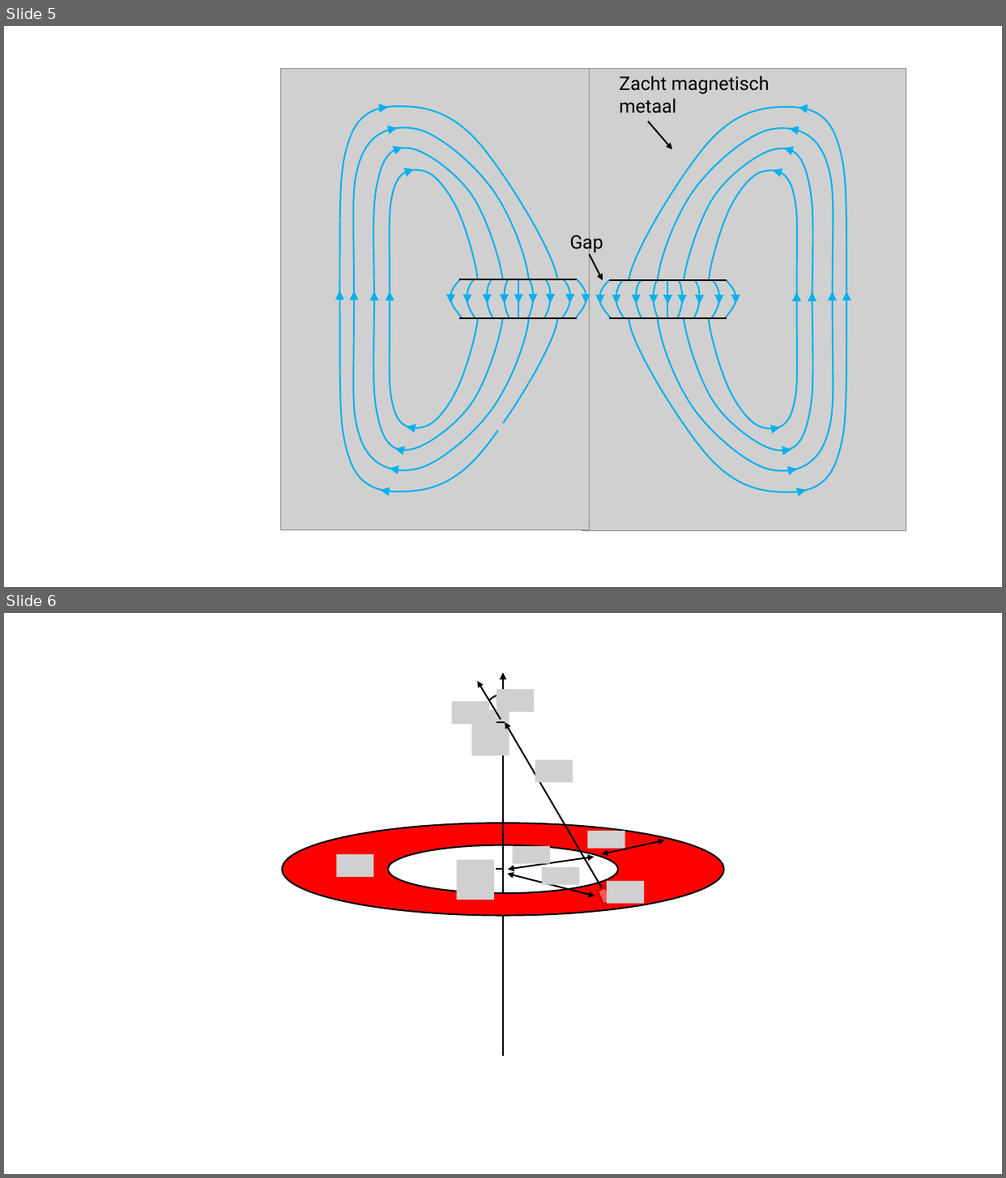
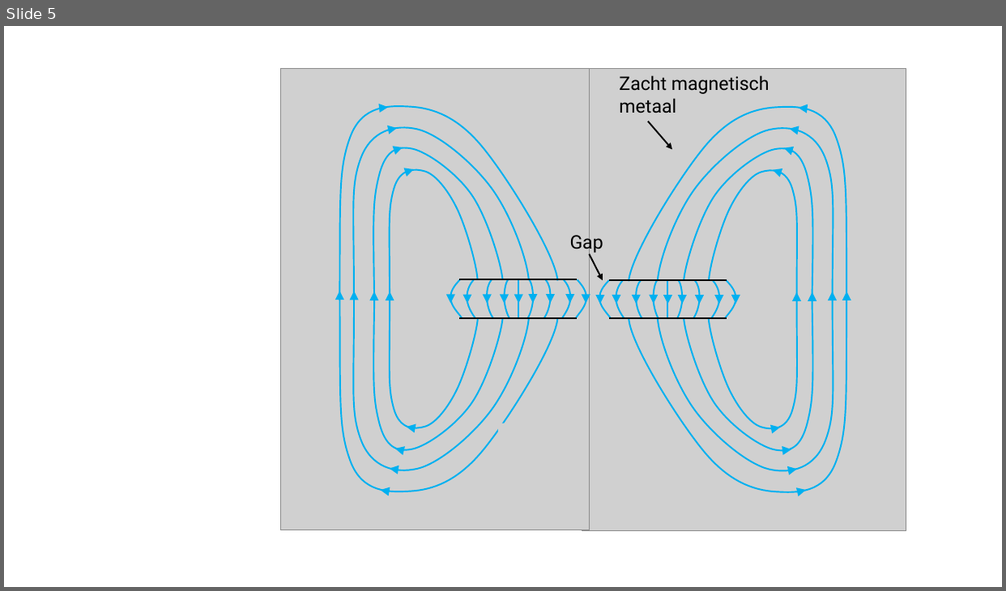
Before and after one commit to desdb6/Permanent_Magnet_Lens, a slide deck: report/Figures.pptx. Shown one above the other, each under a label of ours: slides 5 and 6 before the commit, slide 5 after it. The pictures are 1006x1178 and 1006x591 pixels, drawn with LibreOffice and Linux fonts; fonts in the diff are those of the drawing; grey boxes stand for pictures. Boxes give left, top, right and bottom in pixels: in the first picture for what was removed or moved away, otherwise in the second. Text is boxed around its words. In the diff, an @@ line names an element or a change of style, - is before the commit and + after.

```diff
--- a/report/Figures.pptx
+++ b/report/Figures.pptx
@@ slide 6 removed at (4, 613, 1002, 1174), background #FFFFFF @@
@@ arrow removed from (501, 719) to (477, 681) @@
@@ arrow removed from (503, 894) to (503, 673) @@
@@ picture removed at (452, 701, 489, 724) @@
@@ arc (boxed as its full ellipse) removed at (484, 694, 518, 727) @@
@@ picture removed at (496, 689, 534, 712) @@
@@ picture removed at (472, 710, 509, 756) @@
@@ line removed from (504, 722) to (496, 722) @@
@@ arrow removed from (602, 888) to (505, 722) @@
@@ picture removed at (535, 760, 573, 782) @@
@@ ellipse removed at (283, 824, 724, 916) @@
@@ picture removed at (588, 831, 625, 849) @@
@@ picture removed at (336, 855, 374, 877) @@
@@ ellipse removed at (388, 845, 619, 893) @@
@@ picture removed at (513, 846, 550, 865) @@
@@ double arrow removed from (602, 855) to (664, 841) @@
@@ picture removed at (457, 860, 494, 901) @@
@@ line removed from (503, 869) to (496, 869) @@
@@ double arrow removed from (507, 874) to (594, 896) @@
@@ double arrow removed from (508, 869) to (594, 857) @@
@@ picture removed at (543, 867, 580, 885) @@
@@ rectangle removed at (598, 888, 612, 905) @@
@@ picture removed at (607, 881, 644, 904) @@
@@ line removed from (503, 915) to (503, 1056) @@
```
Also in this commit, not shown: 1 slide added, 39 other files.
